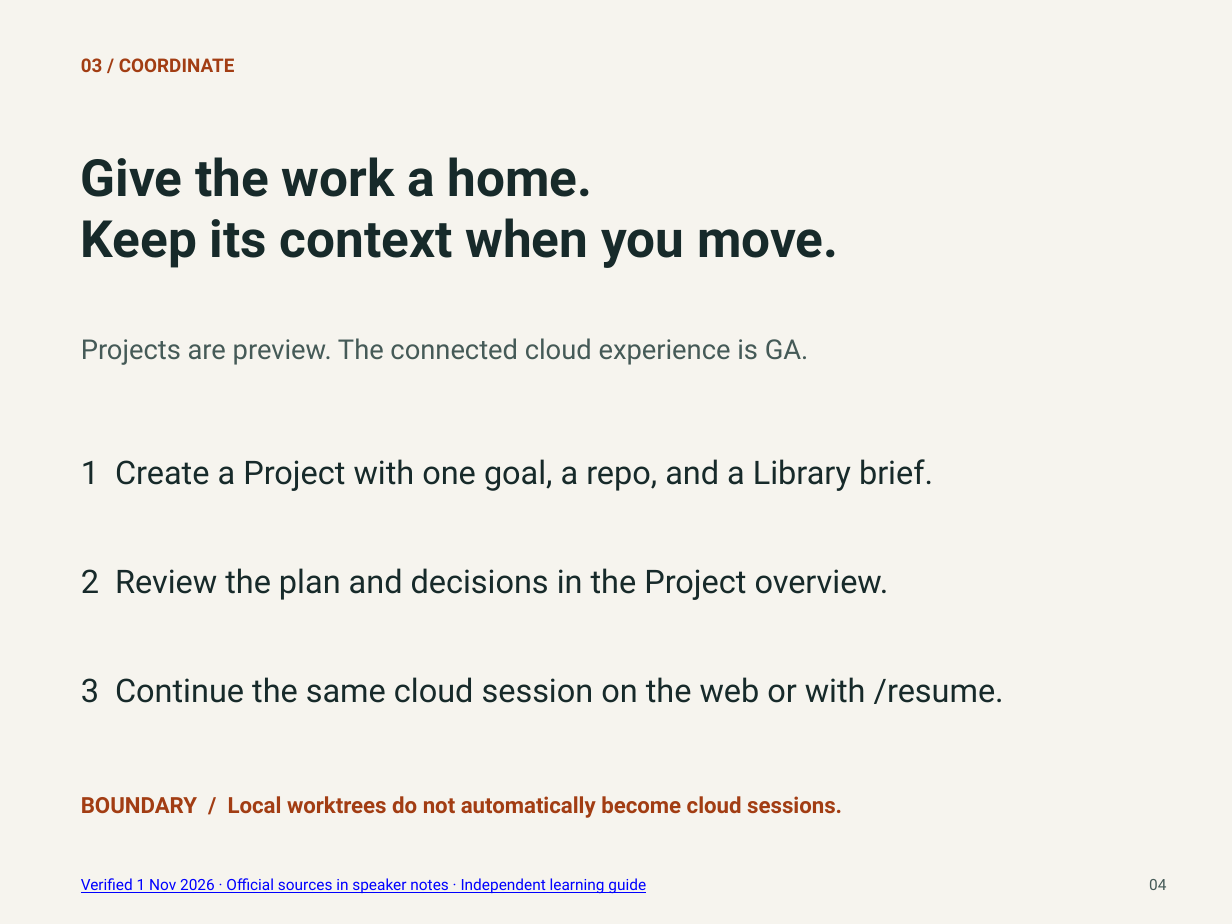
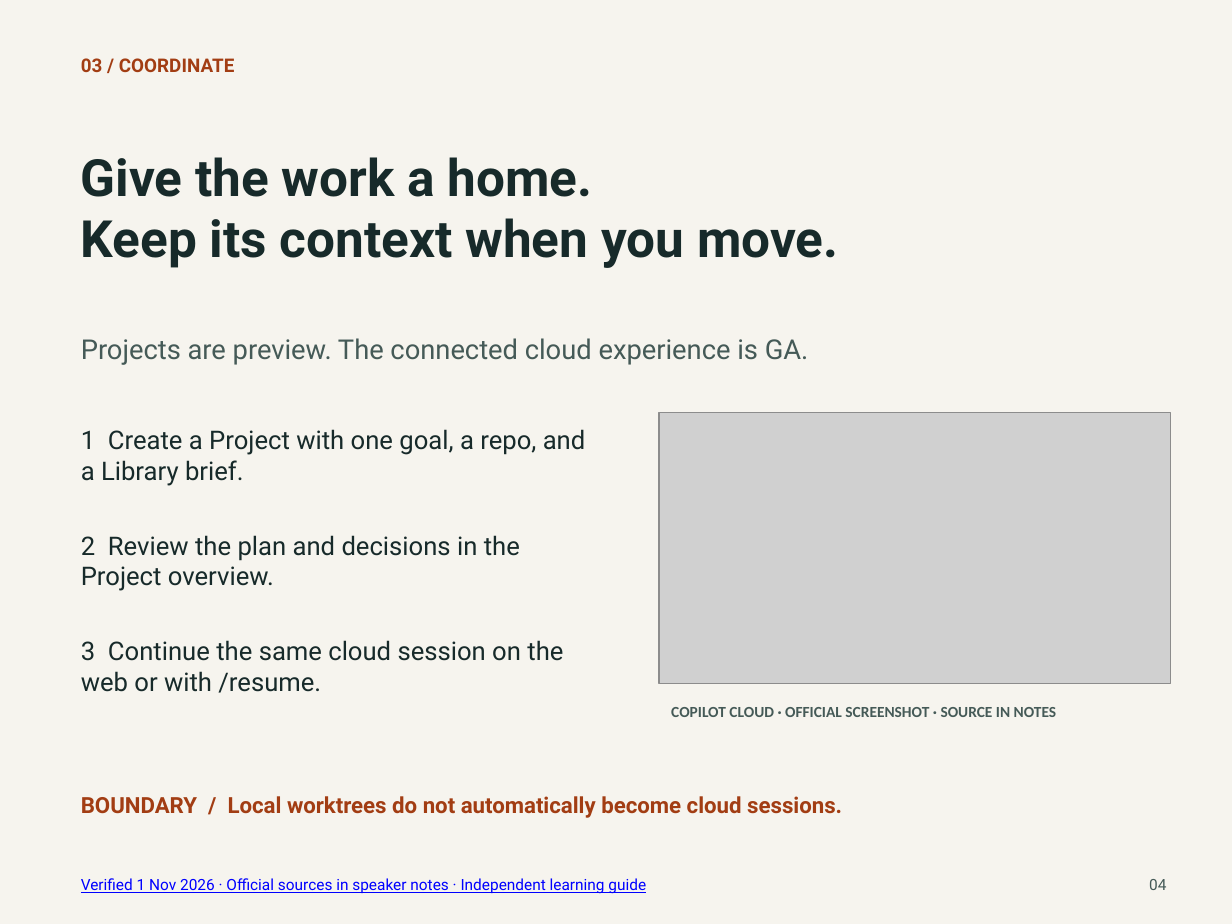
Before and after one commit to ragmha/lab, a slide deck: slide 4 of public/downloads/universe-2026-starter.pptx. Drawn at 1232x924 pixels with LibreOffice and Linux fonts; fonts in the diff are those of the drawing; grey boxes stand for pictures. Boxes give left, top, right and bottom in pixels: in the first picture for what was removed or moved away, otherwise in the second. Text is boxed around its words. In the diff, an @@ line names an element or a change of style, - is before the commit and + after.

```diff
--- a/public/downloads/universe-2026-starter.pptx
+++ b/public/downloads/universe-2026-starter.pptx
@@ text "1 Create a Project with ...": place and size @@
-text "1 Create a Project with ..." at (81, 459, 933, 491)
+text "1 Create a Project with ..." at (81, 429, 586, 486)
@@ picture added at (659, 413, 1170, 684) @@
@@ text "2 Review the plan and ...": place and size @@
-text "2 Review the plan and ..." at (81, 568, 889, 600)
+text "2 Review the plan and ..." at (81, 535, 520, 591)
@@ size 19 to 15 pt in 3 elements at (81, 429, 586, 486), (81, 535, 520, 591), (81, 640, 563, 693) @@
@@ text "3 Continue the same cloud ...": place and size @@
-text "3 Continue the same cloud ..." at (81, 677, 1004, 704)
+text "3 Continue the same cloud ..." at (81, 640, 563, 693)
@@ text added at (671, 707, 1056, 717), 9 pt, text #455A57, bold @@
+COPILOT CLOUD · OFFICIAL SCREENSHOT · SOURCE IN NOTES
```
Also in this commit, not shown: 12 other slides changed, 17 other files.
